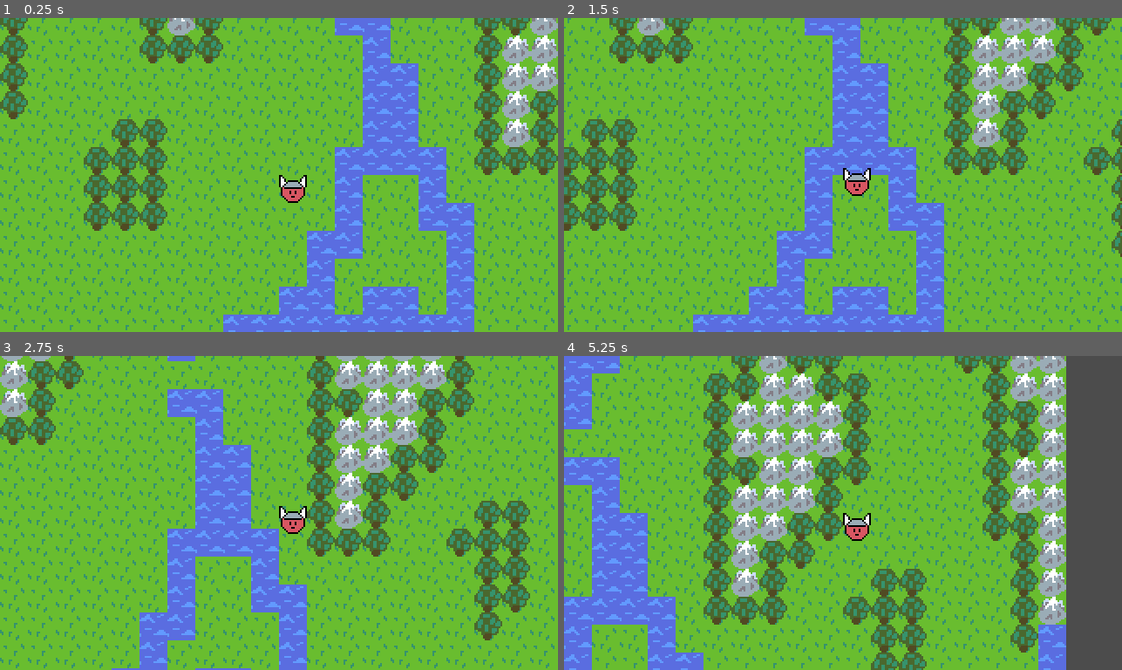
Above: before the commit, frames 1-4 (two rows, left to right).
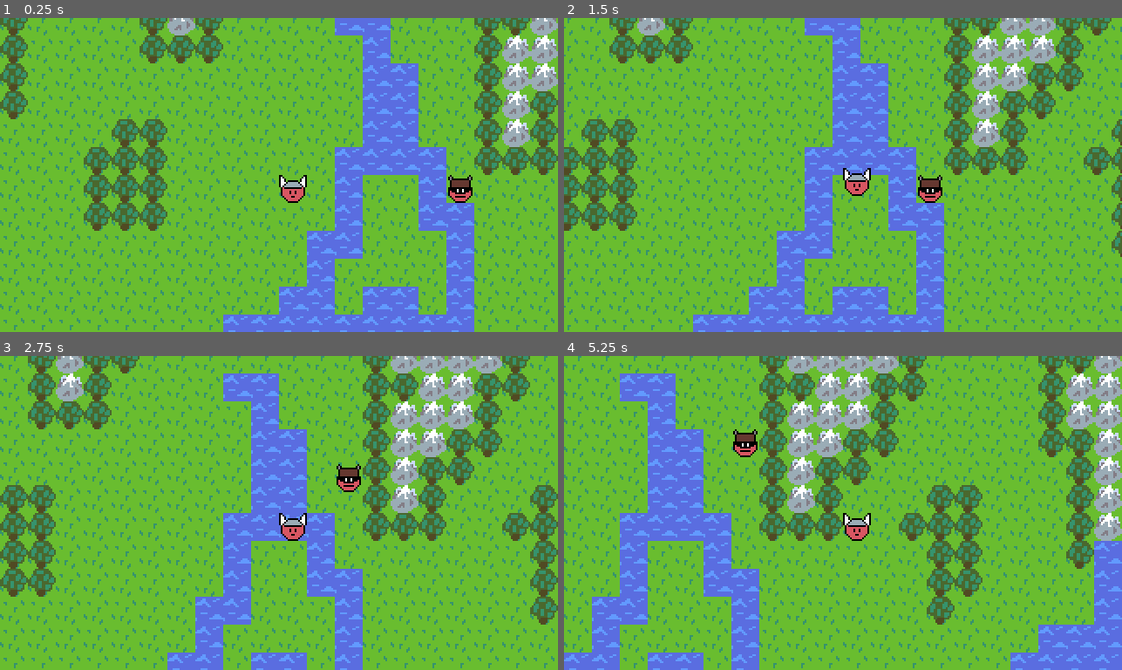
Above: after the commit, the same moments.

Repository: AaronWizard/LegendsOfMajesticSteel
Game: Godot game, scene res://src/Game.tscn
Same seed, same stepped clock (60 frames per second), same inputs: the game is played once before the commit and once after it.
Inputs (mouse positions are in pixels of both pictures, inside the frame that each line leads up to):
- Up to frame 1 (0.25 s): no input
- Up to frame 2 (1.5 s): tap Enter at 0.5 s; move the mouse to (965, 159) at 0.52 s; press the mouse at (965, 159) at 0.53 s; move the mouse to (731, 190) at 1.27 s; release the mouse at (731, 190) at 1.28 s; click (731, 190) at 1.35 s
- Up to frame 3 (2.75 s): move the mouse to (334, 443) at 2.02 s; press the mouse at (334, 443) at 2.03 s
- Up to frame 4 (5.25 s): move the mouse to (815, 575) at 2.77 s; release the mouse at (815, 575) at 2.78 s; click (815, 575) at 2.85 s; move the mouse to (1010, 560) at 3.52 s; press the mouse at (1010, 560) at 3.53 s; move the mouse to (675, 465) at 4.27 s; release the mouse at (675, 465) at 4.28 s; click (675, 465) at 4.35 s; move the mouse to (870, 513) at 5.02 s; press the mouse at (870, 513) at 5.03 s

The runs differ from the first frame. In frame 1, 0.3% of the frame differs, in the area x 80-85%, y 50-59%; in frame 2, 0.3%; in frame 3, 54%, in the area x 0-100%, y 0-100%; in frame 4, 50%.

Commit message:
Added barbarian player character

Diff:
--- /dev/null
+++ b/src/actors/Barbarian.tscn
@@ -0,0 +1,13 @@
+[gd_scene load_steps=4 format=2]
+
+[ext_resource path="res://src/actors/Actor.tscn" type="PackedScene" id=1]
+[ext_resource path="res://assets/graphics/actors/barbarian.png" type="Texture" id=2]
+[ext_resource path="res://src/ai/Player.gd" type="Script" id=3]
+
+[node name="Barbarian" instance=ExtResource( 1 )]
+
+[node name="Sprite" parent="Pivot" index="0"]
+texture = ExtResource( 2 )
+
+[node name="Player" type="Node" parent="." index="3"]
+script = ExtResource( 3 )
--- a/src/actors/WarriorPrincess.tscn
+++ b/src/actors/WarriorPrincess.tscn
@@ -3,7 +3,6 @@
 [ext_resource path="res://assets/graphics/actors/warrior_princess.png" type="Texture" id=1]
 [ext_resource path="res://src/actors/Actor.tscn" type="PackedScene" id=2]
 [ext_resource path="res://src/ai/Player.gd" type="Script" id=3]
-
 
 [node name="WarriorPrincess" instance=ExtResource( 2 )]
 
@@ -18,5 +17,5 @@
 drag_margin_right = 0.0
 drag_margin_bottom = 0.0
 
-[node name="Player" type="Node" parent="." index="1"]
+[node name="Player" type="Node" parent="." index="3"]
 script = ExtResource( 3 )
--- a/src/maps/PrototypeMap.tscn
+++ b/src/maps/PrototypeMap.tscn
@@ -1,9 +1,9 @@
-[gd_scene load_steps=4 format=2]
+[gd_scene load_steps=5 format=2]
 
 [ext_resource path="res://resources/prototype_tileset.tres" type="TileSet" id=1]
 [ext_resource path="res://src/maps/Map.tscn" type="PackedScene" id=2]
 [ext_resource path="res://src/actors/WarriorPrincess.tscn" type="PackedScene" id=3]
-
+[ext_resource path="res://src/actors/Barbarian.tscn" type="PackedScene" id=4]
 
 [node name="PrototypeMap" instance=ExtResource( 2 )]
 
@@ -13,3 +13,6 @@
 
 [node name="WarriorPrincess" parent="Ground" index="0" instance=ExtResource( 3 )]
 position = Vector2( 192, 368 )
+
+[node name="Barbarian" parent="Ground" index="1" instance=ExtResource( 4 )]
+position = Vector2( 288, 368 )
